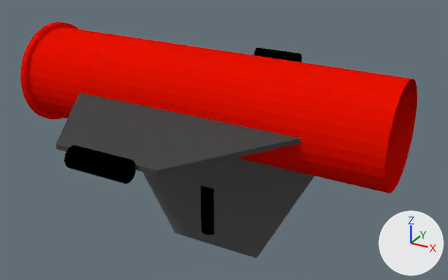
Renders of the Blender file eurathlon2015-underwater/data/eurathlon/robots/saucisse.blend from each side of a commit.
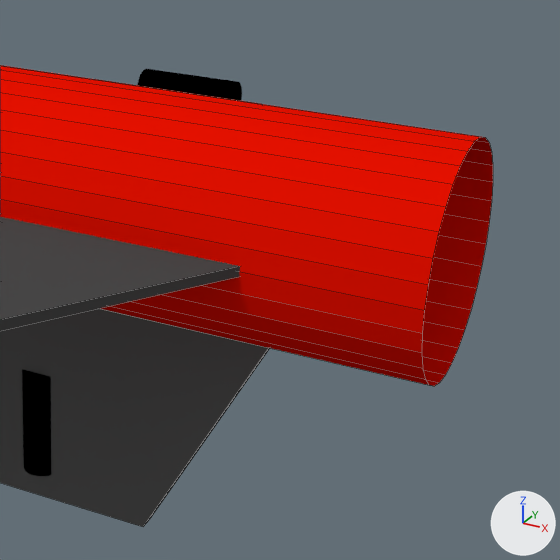
Old and new are each drawn whole from a 50 mm camera at (1.178, -2.01, 0.845) aimed at (0.049, 0.044, -0.182) and again close up on the part from 43% to 100% of the width and 6% to 98% of the height. Lighting does not change. The marker at lower right points along +X, +Y and +Z. The close-ups show mesh edges as thin lines.

The older version as bpy lines, for what is in view:
```python
me_cube_001 = bpy.data.meshes.new('Cube.001')
me_cube_001.from_pydata(...)  # 12 vertices, 10 faces; spans x -1.0..1.0, y -1.0..1.0, z -1.0..1.0
me_cube_001.materials.append(mat_material_002)  # dark grey #494949
me_cylinder = bpy.data.meshes.new('Cylinder')
me_cylinder.from_pydata(...)  # 128 vertices, 97 faces; spans x -0.79..0.77, y -0.22..0.22, z -0.22..0.22
me_cylinder.materials.append(mat_material_001)  # red #e71100
me_cylinder_003 = bpy.data.meshes.new('Cylinder.003')
me_cylinder_003.from_pydata(...)  # a 32-sided cylinder along z spanning x -1.0..1.0, y -1.0..1.0, z -1.0..1.0
me_cylinder_003.materials.append(mat_material_004)  # black #000000
ob_cube = bpy.data.objects.new('Cube', me_cube_001)
ob_cube.parent = ob_cylinder
ob_cube.location = (0.0, 0.0, 0.0)
ob_cube.rotation_euler = (0.0, 0.0, 4.712)  # degrees (0, 0, 270)
ob_cube.scale = (-0.634, -0.634, -0.00891)
ob_cylinder = bpy.data.objects.new('Cylinder', me_cylinder)
ob_cylinder.location = (0.0, 0.0, 0.0)
ob_cylinder_003 = bpy.data.objects.new('Cylinder.003', me_cylinder_003)
ob_cylinder_003.parent = ob_cube_001
ob_cylinder_003.matrix_parent_inverse = Matrix(((70.24, 0.0, 0.0, 0.0), (0.0, -1.559, 0.0, 0.0), (0.0, 0.0, -2.565, -0.702), (0.0, 0.0, 0.0, 1.0)))
ob_cylinder_003.location = (0.00557, 0.0, -0.498)
ob_cylinder_003.rotation_euler = (3.142, 0.0, 0.0)  # degrees (180, 0, 0)
ob_cylinder_003.scale = (-0.0377, -0.0377, -0.111)
# also in view: 'Cube.001' at (0.0, 0.0, -0.274); 'Cylinder.001' at (0.0, 0.67, 0.0)
```
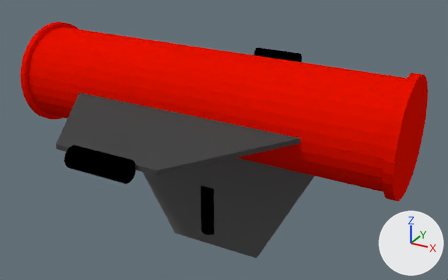
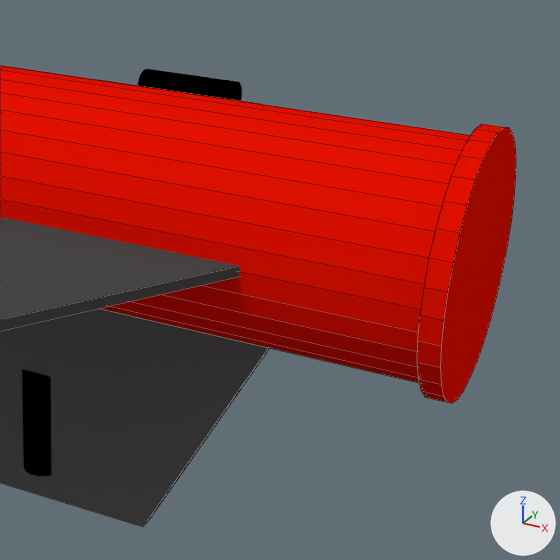
Location of each change, (x1, y1, x2, y2) in pixels of the close-ups (560 x 560 px):
'Cylinder', reshaped: before (0, 65, 493, 386); after (0, 65, 516, 403)
part 1 of me_cylinder, added (red): after (417, 124, 516, 403)

What changed in the scene script:
```text
Change me_cylinder:
    used by ob_cylinder; location = (0.0, 0.0, 0.0)
    remove me_cylinder.from_pydata(...)  # 128 vertices, 97 faces; spans x -0.79..0.77, y -0.22..0.22, z -0.22..0.22
    add me_cylinder.from_pydata(...)  # 192 vertices, 162 faces; spans x -0.79..0.8, y -0.22..0.22, z -0.22..0.22
    me_cylinder part 1
    64 vertices are added at x 0.77..0.8, y -0.22..0.22, z -0.22..0.22
    65 new faces join them
```
